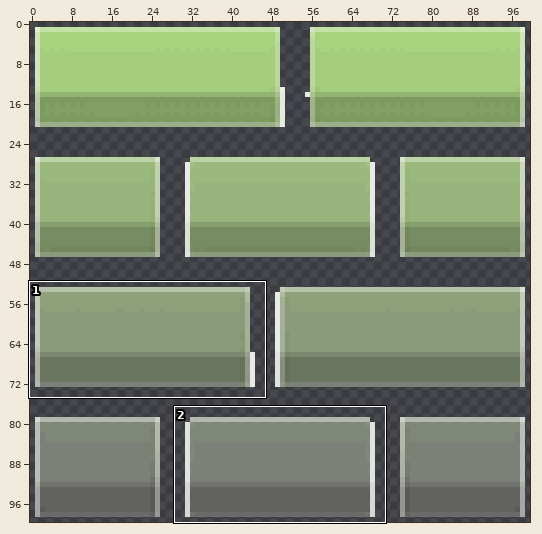
One commit to this sprite sheet: images/icon_wall_defend.png. Above, an overview of the earlier version with the close-up marked.
Close-up. Before the edit:
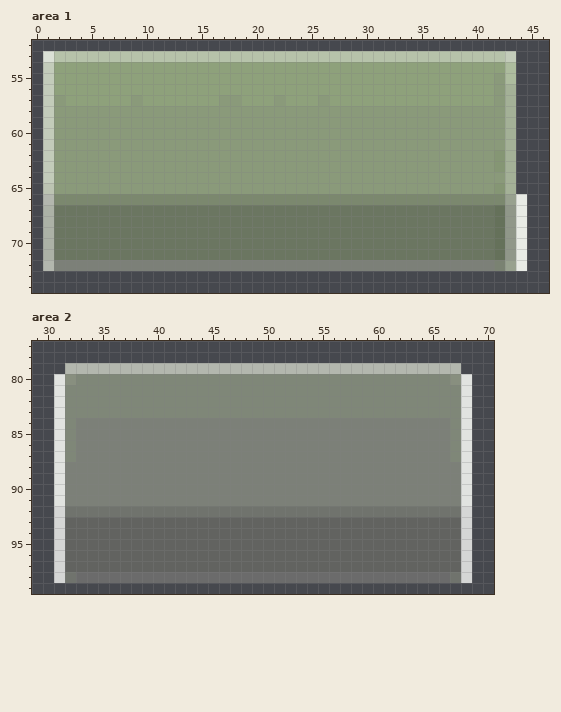
The file is 100x100 pixels. Colours within 5 levels of each other are drawn and written as one. Shown: area 1: x 0..46, y 52..74; area 2: x 29..70, y 77..99. The commit also changed other parts of the picture, which this record leaves out.
And afterwards:
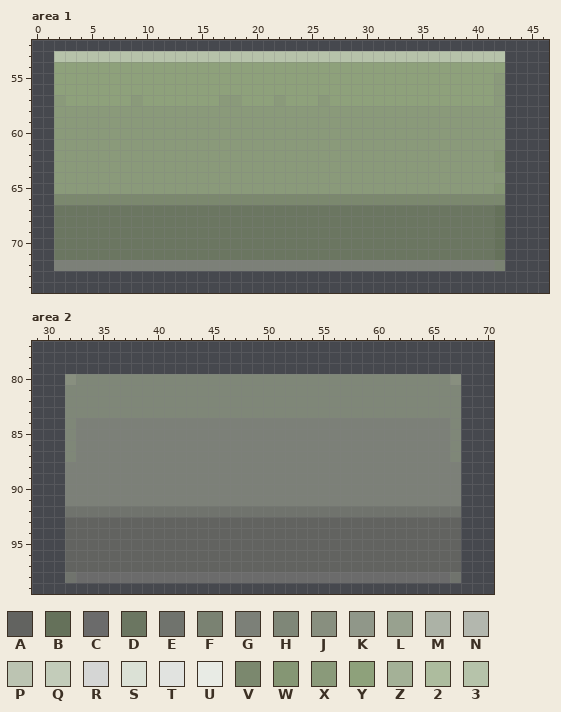
Palette (. is transparent): A #626360  B #65715a  C #6b6b6b  D #6b7661  E #70736d  F #7a8272  G #7c8078  H #7f8778  J #888f7f  K #909789  L #98a18f  M #acb2a6  N #b3b7ae  P #bcc4b2  Q #c3ccba  R #d5d6d5  S #dbe1d6  T #e1e3e0  U #e8ebe5  V #7b886e  W #859674  X #8a9a7a  Y #8ea17b  Z #a4b197  2 #adbc9e  3 #b6c3aa
Diff:
--- area 1
@@ x 0..46 @@
 52 ...............................................
-53 .S33333333333333333333333333333333333333333Q...
-54 .QYYYYYYYYYYYYYYYYYYYYYYYYYYYYYYYYYYYYYYYYY2...
-55 .QYYYYYYYYYYYYYYYYYYYYYYYYYYYYYYYYYYYYYYYYX2...
-56 .QYYYYYYYYYYYYYYYYYYYYYYYYYYYYYYYYYYYYYYYYXZ...
-57 .QXYYYYYYXYYYYYYYXXYYYXYYYXYYYYYYYYYYYYYYYXZ...
-58 .QXXXXXXXXXXXXXXXXXXXXXXXXXXXXXXXXXXXXXXXXXZ...
-59 .QXXXXXXXXXXXXXXXXXXXXXXXXXXXXXXXXXXXXXXXXXZ...
-60 .QXXXXXXXXXXXXXXXXXXXXXXXXXXXXXXXXXXXXXXXXXZ...
-61 .QXXXXXXXXXXXXXXXXXXXXXXXXXXXXXXXXXXXXXXXXXZ...
-62 .QXXXXXXXXXXXXXXXXXXXXXXXXXXXXXXXXXXXXXXXXWZ...
-63 .QXXXXXXXXXXXXXXXXXXXXXXXXXXXXXXXXXXXXXXXXWZ...
-64 .QXXXXXXXXXXXXXXXXXXXXXXXXXXXXXXXXXXXXXXXXXZ...
-65 .PXXXXXXXXXXXXXXXXXXXXXXXXXXXXXXXXXXXXXXXXWZ...
-66 .NVVVVVVVVVVVVVVVVVVVVVVVVVVVVVVVVVVVVVVVVVLU..
-67 .MDDDDDDDDDDDDDDDDDDDDDDDDDDDDDDDDDDDDDDDDBKU..
-68 .MDDDDDDDDDDDDDDDDDDDDDDDDDDDDDDDDDDDDDDDDBKU..
-69 .MDDDDDDDDDDDDDDDDDDDDDDDDDDDDDDDDDDDDDDDDBKU..
-70 .MDDDDDDDDDDDDDDDDDDDDDDDDDDDDDDDDDDDDDDDDBKU..
-71 .MDDDDDDDDDDDDDDDDDDDDDDDDDDDDDDDDDDDDDDDDBKU..
-72 .NGGGGGGGGGGGGGGGGGGGGGGGGGGGGGGGGGGGGGGGGFLU..
+53 ..33333333333333333333333333333333333333333....
+54 ..YYYYYYYYYYYYYYYYYYYYYYYYYYYYYYYYYYYYYYYYY....
+55 ..YYYYYYYYYYYYYYYYYYYYYYYYYYYYYYYYYYYYYYYYX....
+56 ..YYYYYYYYYYYYYYYYYYYYYYYYYYYYYYYYYYYYYYYYX....
+57 ..XYYYYYYXYYYYYYYXXYYYXYYYXYYYYYYYYYYYYYYYX....
+58 ..XXXXXXXXXXXXXXXXXXXXXXXXXXXXXXXXXXXXXXXXX....
+59 ..XXXXXXXXXXXXXXXXXXXXXXXXXXXXXXXXXXXXXXXXX....
+60 ..XXXXXXXXXXXXXXXXXXXXXXXXXXXXXXXXXXXXXXXXX....
+61 ..XXXXXXXXXXXXXXXXXXXXXXXXXXXXXXXXXXXXXXXXX....
+62 ..XXXXXXXXXXXXXXXXXXXXXXXXXXXXXXXXXXXXXXXXW....
+63 ..XXXXXXXXXXXXXXXXXXXXXXXXXXXXXXXXXXXXXXXXW....
+64 ..XXXXXXXXXXXXXXXXXXXXXXXXXXXXXXXXXXXXXXXXX....
+65 ..XXXXXXXXXXXXXXXXXXXXXXXXXXXXXXXXXXXXXXXXW....
+66 ..VVVVVVVVVVVVVVVVVVVVVVVVVVVVVVVVVVVVVVVVV....
+67 ..DDDDDDDDDDDDDDDDDDDDDDDDDDDDDDDDDDDDDDDDB....
+68 ..DDDDDDDDDDDDDDDDDDDDDDDDDDDDDDDDDDDDDDDDB....
+69 ..DDDDDDDDDDDDDDDDDDDDDDDDDDDDDDDDDDDDDDDDB....
+70 ..DDDDDDDDDDDDDDDDDDDDDDDDDDDDDDDDDDDDDDDDB....
+71 ..DDDDDDDDDDDDDDDDDDDDDDDDDDDDDDDDDDDDDDDDB....
+72 ..GGGGGGGGGGGGGGGGGGGGGGGGGGGGGGGGGGGGGGGGF....
 73 ...............................................
--- area 2
@@ x 29..70 @@
  78 ..........................................
- 79 ...NNNNNNNNNNNNNNNNNNNNNNNNNNNNNNNNNNNN...
- 80 ..TJHHHHHHHHHHHHHHHHHHHHHHHHHHHHHHHHHHJT..
- 81 ..THHHHHHHHHHHHHHHHHHHHHHHHHHHHHHHHHHHHT..
- 82 ..THHHHHHHHHHHHHHHHHHHHHHHHHHHHHHHHHHHHT..
- 83 ..THHHHHHHHHHHHHHHHHHHHHHHHHHHHHHHHHHHHT..
- 84 ..THGGGGGGGGGGGGGGGGGGGGGGGGGGGGGGGGGGHT..
- 85 ..THGGGGGGGGGGGGGGGGGGGGGGGGGGGGGGGGGGHT..
- 86 ..THGGGGGGGGGGGGGGGGGGGGGGGGGGGGGGGGGGHT..
- 87 ..THGGGGGGGGGGGGGGGGGGGGGGGGGGGGGGGGGGHT..
- 88 ..TGGGGGGGGGGGGGGGGGGGGGGGGGGGGGGGGGGGGT..
- 89 ..TGGGGGGGGGGGGGGGGGGGGGGGGGGGGGGGGGGGGT..
- 90 ..TGGGGGGGGGGGGGGGGGGGGGGGGGGGGGGGGGGGGT..
- 91 ..TGGGGGGGGGGGGGGGGGGGGGGGGGGGGGGGGGGGGT..
- 92 ..REEEEEEEEEEEEEEEEEEEEEEEEEEEEEEEEEEEER..
- 93 ..RAAAAAAAAAAAAAAAAAAAAAAAAAAAAAAAAAAAAR..
- 94 ..RAAAAAAAAAAAAAAAAAAAAAAAAAAAAAAAAAAAAR..
- 95 ..RAAAAAAAAAAAAAAAAAAAAAAAAAAAAAAAAAAAAR..
- 96 ..RAAAAAAAAAAAAAAAAAAAAAAAAAAAAAAAAAAAAR..
- 97 ..RAAAAAAAAAAAAAAAAAAAAAAAAAAAAAAAAAAAAR..
- 98 ..RECCCCCCCCCCCCCCCCCCCCCCCCCCCCCCCCCCER..
+ 79 ..........................................
+ 80 ...JHHHHHHHHHHHHHHHHHHHHHHHHHHHHHHHHHHJ...
+ 81 ...HHHHHHHHHHHHHHHHHHHHHHHHHHHHHHHHHHHH...
+ 82 ...HHHHHHHHHHHHHHHHHHHHHHHHHHHHHHHHHHHH...
+ 83 ...HHHHHHHHHHHHHHHHHHHHHHHHHHHHHHHHHHHH...
+ 84 ...HGGGGGGGGGGGGGGGGGGGGGGGGGGGGGGGGGGH...
+ 85 ...HGGGGGGGGGGGGGGGGGGGGGGGGGGGGGGGGGGH...
+ 86 ...HGGGGGGGGGGGGGGGGGGGGGGGGGGGGGGGGGGH...
+ 87 ...HGGGGGGGGGGGGGGGGGGGGGGGGGGGGGGGGGGH...
+ 88 ...GGGGGGGGGGGGGGGGGGGGGGGGGGGGGGGGGGGG...
+ 89 ...GGGGGGGGGGGGGGGGGGGGGGGGGGGGGGGGGGGG...
+ 90 ...GGGGGGGGGGGGGGGGGGGGGGGGGGGGGGGGGGGG...
+ 91 ...GGGGGGGGGGGGGGGGGGGGGGGGGGGGGGGGGGGG...
+ 92 ...EEEEEEEEEEEEEEEEEEEEEEEEEEEEEEEEEEEE...
+ 93 ...AAAAAAAAAAAAAAAAAAAAAAAAAAAAAAAAAAAA...
+ 94 ...AAAAAAAAAAAAAAAAAAAAAAAAAAAAAAAAAAAA...
+ 95 ...AAAAAAAAAAAAAAAAAAAAAAAAAAAAAAAAAAAA...
+ 96 ...AAAAAAAAAAAAAAAAAAAAAAAAAAAAAAAAAAAA...
+ 97 ...AAAAAAAAAAAAAAAAAAAAAAAAAAAAAAAAAAAA...
+ 98 ...ECCCCCCCCCCCCCCCCCCCCCCCCCCCCCCCCCCE...
  99 ..........................................
